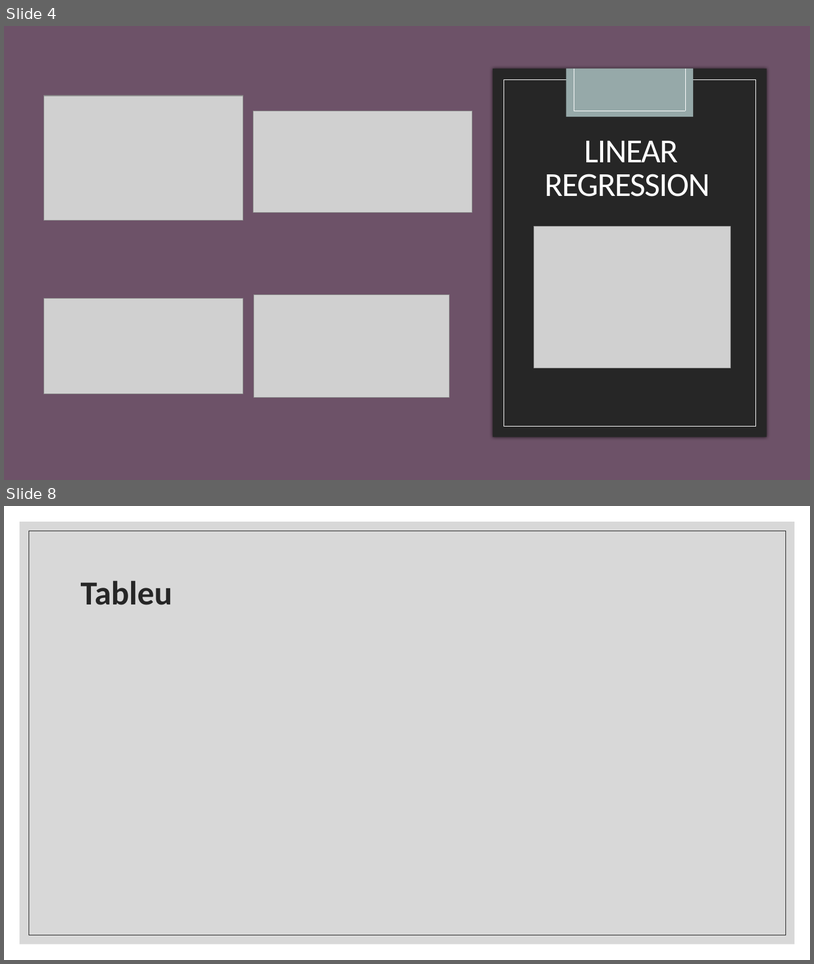
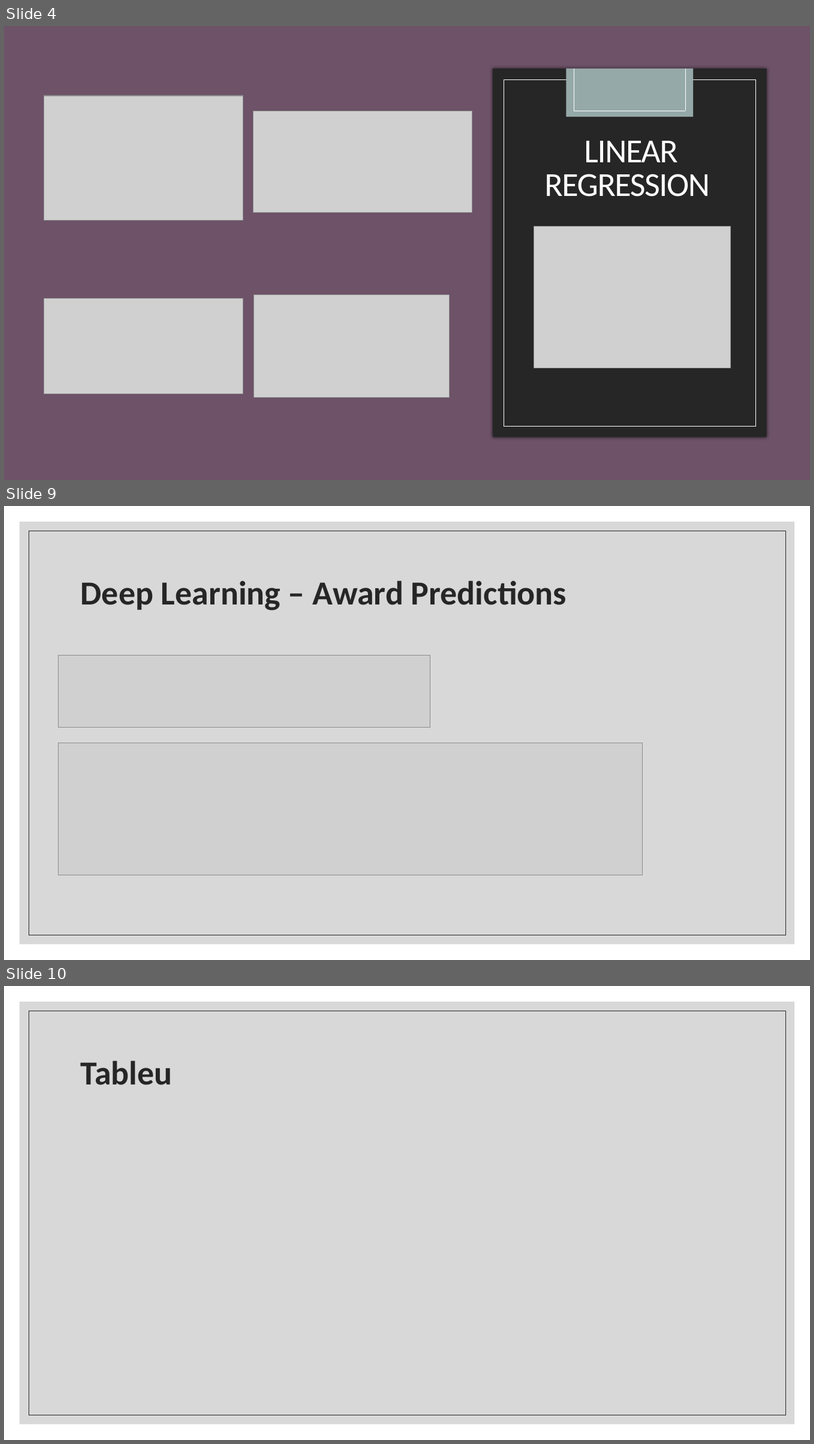
Before and after one commit to nancymathur/Project-3, a slide deck: IMDB Pres.pptx. Shown one above the other, each under a label of ours: slides 4 and 8 before the commit, slides 4, 9 and 10 after it; the slides between them are not shown. The pictures are 814x964 and 814x1444 pixels, drawn with LibreOffice and Linux fonts; fonts in the diff are those of the drawing; grey boxes stand for pictures. Boxes give left, top, right and bottom in pixels: in the first picture for what was removed or moved away, otherwise in the second. Text is boxed around its words. In the diff, an @@ line names an element or a change of style, - is before the commit and + after.

```diff
--- a/IMDB Pres.pptx
+++ b/IMDB Pres.pptx
@@ slide 9 added at (4,506,810,960), background #FFFFFF; not listed: 2 template elements that a slide beside it also shows @@
@@ title added at (81,580,567,610), 40 pt, text #262626, bold @@
+Deep Learning – Award Predictions
@@ picture added at (59,655,431,727) @@
@@ picture added at (59,742,643,874) @@
@@ what was slide 8 is now slide 10 @@
```
Also in this commit, not shown: 3 slides changed, 2 other slides added, 1 slide removed, 1 other file.
